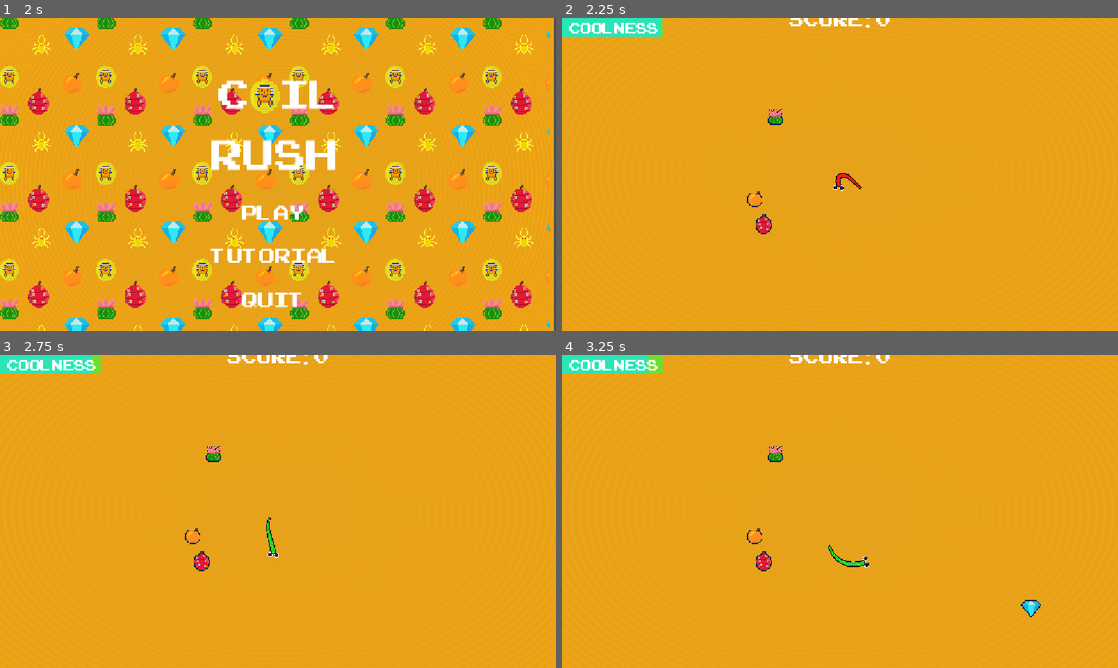
Above: before the commit, frames 1-4 (two rows, left to right).
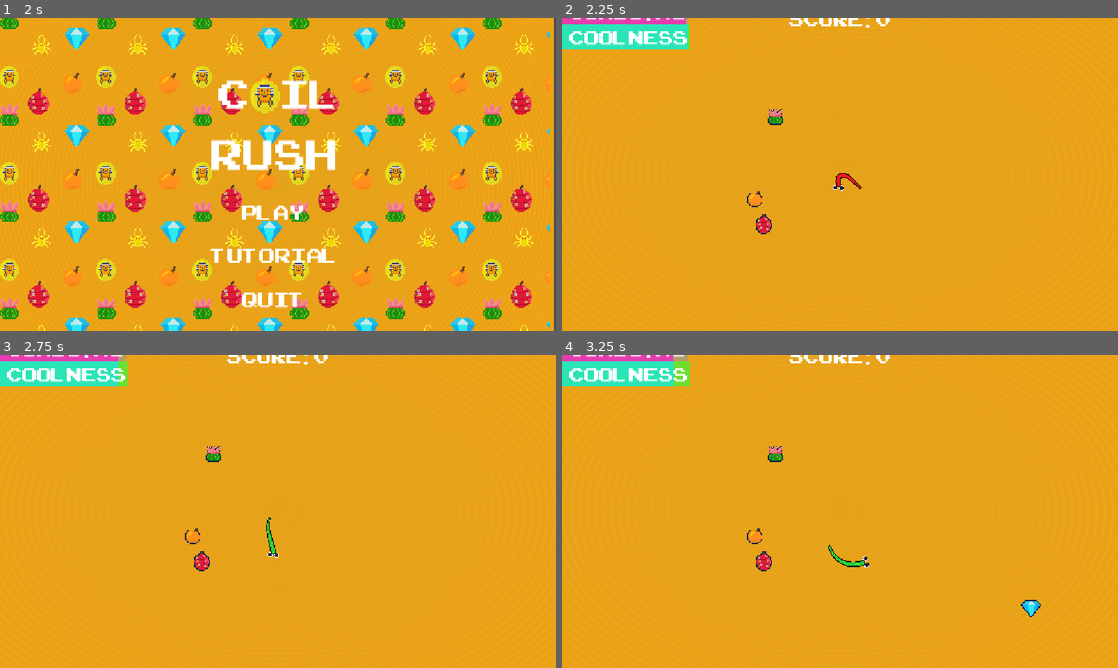
Above: after the commit, the same moments.

Repository: LeviathanGamez/Coil-Rush
Game: Godot game, scene res://scenes/main_menu.tscn
Two runs of this game, one before a commit and one after it. Both use one fixed random seed, a clock stepped at 60 frames per second and the inputs below.
Inputs (mouse positions are in pixels of both pictures, inside the frame that each line leads up to):
- Up to frame 1 (2 s): click "Tutorial" at 0.5 s; click "X" at 1.25 s
- Up to frame 2 (2.25 s): click "Play" at 2 s
- Up to frame 3 (2.75 s): no input
- Up to frame 4 (3.25 s): tap Enter at 2.75 s; move the mouse to (962, 495) at 2.77 s; hold Right from 2.78 s (still down); hold Space (click) from 2.78 s (still down); click (962, 495) at 2.92 s

Frame 1 is identical in both runs. In frame 2, 1.9% of the frame differs, in the area x 0-23%, y 0-10%; in frame 3, 2.0%; in frame 4, 2.0%.

Commit message:
Added dificulty SFX

Diff:
--- a/procedural-life/entities/snake2/snake_2.gd
+++ b/procedural-life/entities/snake2/snake_2.gd
@@ -103,7 +103,7 @@
 	if collision:
 		Manager.combo = 1
 
-		print("co",color1)
+
 		body.material.set_shader_parameter("Color1", Color("#fb1818"))
 		body.material.set_shader_parameter("Color2", Color("#fb1818"))
 		body.material.set_shader_parameter("Color3", Color("#fb1818"))
--- a/procedural-life/scenes/main.tscn
+++ b/procedural-life/scenes/main.tscn
@@ -3,6 +3,7 @@
 [ext_resource type="Script" uid="uid://b5oqvqf4cl020" path="res://scripts/difficulty.gd" id="1_85g3d"]
 [ext_resource type="PackedScene" uid="uid://chb7he2my5eub" path="res://entities/snake2/snake_2.tscn" id="1_o5qli"]
 [ext_resource type="Shader" uid="uid://ccc1kjvjx8j2m" path="res://shaders/twirl.gdshader" id="2_0wfyh"]
+[ext_resource type="AudioStream" uid="uid://dpnqj0iqbjxe3" path="res://assets/fire_upgraded.MP3" id="2_choun"]
 [ext_resource type="PackedScene" uid="uid://c2m23uudgmpow" path="res://fruits/scenes/orange.tscn" id="3_tbgi4"]
 [ext_resource type="PackedScene" uid="uid://lxbcrx4efoj0" path="res://fruits/scenes/cactus_fruit.tscn" id="4_tefeu"]
 [ext_resource type="PackedScene" uid="uid://dr5hq35q03afq" path="res://fruits/scenes/prickly_pear.tscn" id="5_o6xl0"]
@@ -36,8 +37,11 @@
 autostart = true
 
 [node name="AudioStreamPlayer2D" type="AudioStreamPlayer2D" parent="Difficulty" unique_id=1277757563]
+stream = ExtResource("2_choun")
+max_polyphony = 2
 
 [node name="ColorRect" type="ColorRect" parent="Difficulty" unique_id=935067013]
+visible = false
 z_index = 2000
 offset_left = -1524.0
 offset_top = -1052.0
@@ -88,6 +92,7 @@
 offset_top = -500.0
 offset_right = 214.0
 offset_bottom = -416.0
+theme_override_colors/font_color = Color(1, 1, 1, 1)
 theme_override_fonts/font = ExtResource("6_tefeu")
 theme_override_font_sizes/font_size = 80
 text = "Score: 1000"
@@ -101,7 +106,7 @@
 offset_left = -823.0
 offset_top = -518.0
 offset_right = -546.0
-offset_bottom = -462.0
+offset_bottom = -444.0
 color = Color(0.5921569, 0.5921569, 0.5921569, 0.654902)
 
 [node name="Combo" type="Label" parent="UI/ComboRect" unique_id=1426192053]
@@ -113,7 +118,7 @@
 offset_right = 261.0
 offset_bottom = 259.0
 theme_override_fonts/font = ExtResource("6_tefeu")
-theme_override_font_sizes/font_size = 60
+theme_override_font_sizes/font_size = 80
 text = "Combo X1"
 
 [node name="Combotimer" type="Timer" parent="UI/ComboRect" unique_id=383677483]
@@ -127,16 +132,16 @@
 offset_left = -823.0
 offset_top = -518.0
 offset_right = -579.0
-offset_bottom = -462.0
+offset_bottom = -444.0
 color = Color(0.99215686, 0.039215688, 0.81960785, 0.654902)
 
 [node name="CoolRect" type="ColorRect" parent="UI" unique_id=592377246]
 z_index = 2
 layout_mode = 0
 offset_left = -823.0
-offset_top = -462.0
+offset_top = -444.0
 offset_right = -525.0
-offset_bottom = -408.0
+offset_bottom = -372.0
 color = Color(0.18431373, 0.99215686, 0.22352941, 0.654902)
 
 [node name="Coolness" type="Label" parent="UI/CoolRect" unique_id=921673580]
@@ -144,25 +149,24 @@
 z_as_relative = false
 layout_mode = 0
 offset_left = 22.0
-offset_top = -1.0
-offset_right = 261.0
-offset_bottom = 259.0
+offset_right = 374.0
+offset_bottom = 260.0
 theme_override_fonts/font = ExtResource("6_tefeu")
-theme_override_font_sizes/font_size = 60
+theme_override_font_sizes/font_size = 80
 text = "Coolness"
 
 [node name="CoolnessTimer" type="Timer" parent="UI/CoolRect" unique_id=1268477617]
-wait_time = 8.0
+wait_time = 9.0
 one_shot = true
 autostart = true
 
 [node name="CoolRect2" type="ColorRect" parent="UI" unique_id=442490102]
 z_index = 2
 layout_mode = 0
-offset_left = -823.0
-offset_top = -462.0
-offset_right = -526.0
-offset_bottom = -408.0
+offset_left = -824.0
+offset_top = -444.0
+offset_right = -527.0
+offset_bottom = -372.0
 color = Color(0.019607844, 0.9098039, 1, 0.654902)
 
 [connection signal="timeout" from="Difficulty/Timer" to="Difficulty" method="_on_timer_timeout"]
--- a/procedural-life/scripts/difficulty.gd
+++ b/procedural-life/scripts/difficulty.gd
@@ -5,9 +5,10 @@
 @onready var combo_timer : Timer = $"../UI/ComboRect/Combotimer"
 @onready var coolness_timer : Timer = $"../UI/CoolRect/CoolnessTimer"
 @onready var color_rect : ColorRect = $ColorRect
+@onready var audio_player : AudioStreamPlayer2D = $AudioStreamPlayer2D
 
 var times = 0
-var max_times = 3
+var max_times = 5
 var difficulty_timer = 30
 var tween
 
@@ -15,18 +16,22 @@
 	timer.wait_time = difficulty_timer
 	timer.start()
 	color_rect.color.a = 0
+	color_rect.visible = true
 
 func _on_timer_timeout() -> void:
+	timer.wait_time += 15
 	timer.start()
 	times += 1
 	decrease_time()
 	if times >= max_times:
 		timer.stop()
+
 func decrease_time():
 	combo_timer.wait_time -= 1
 	coolness_timer.wait_time -= 1
 	if tween:
 		tween.kill()
+	audio_player.play()
 	tween = create_tween()
 	tween.tween_property(color_rect,"color:a",0.6,0.2)
 	tween.tween_property(color_rect,"color:a",0.0,0.15).set_delay(0.2)
--- a/procedural-life/scripts/label.gd
+++ b/procedural-life/scripts/label.gd
@@ -5,6 +5,7 @@
 @onready var coolness_timer : Timer = $"../CoolRect/CoolnessTimer"
 @onready var snake = $"../../snake2"
 @onready var combo_label = $"../ComboRect/Combo"
+@onready var cool_label= $"../CoolRect/Coolness"
 
 @onready var combo_rect : ColorRect = $"../ComboRect"
 @onready var combo_rect2 : ColorRect = $"../ComboRect2"
@@ -33,6 +34,7 @@
 	combo_label.text = "Combo: X" + str(Manager.combo)
 	combo_rect.size.x = combo_label.size.x + 28
 	combo_rect2.size.x = combo_rect.size.x * (combo_timer.time_left/ combo_timer.wait_time)
+	cool_rect.size.x = cool_label.size.x + 28
 	cool_rect2.size.x = cool_rect.size.x * (coolness_timer.time_left/coolness_timer.wait_time)
 
 func change_score(value):
@@ -54,8 +56,10 @@
 	tween = create_tween()
 	tween.set_ease(Tween.EASE_IN)
 	tween.tween_property(self, "scale", Vector2(1.5,1.5), 0.1)
+	tween.parallel().tween_property(self, "modulate", Color(1,0,0,1), 0.1)
 	tween.set_ease(Tween.EASE_OUT)
 	tween.tween_property(self, "scale", Vector2.ONE, 2).set_delay(0.1)
+	tween.parallel().tween_property(self, "modulate", Color(1.0, 1.0, 1.0, 1.0), 2)
 
 
 func _on_combotimer_timeout() -> void:
Not shown, added: procedural-life/assets/fire_upgraded.MP3.import
Not shown, added: procedural-life/assets/fire_upgraded.MP3
